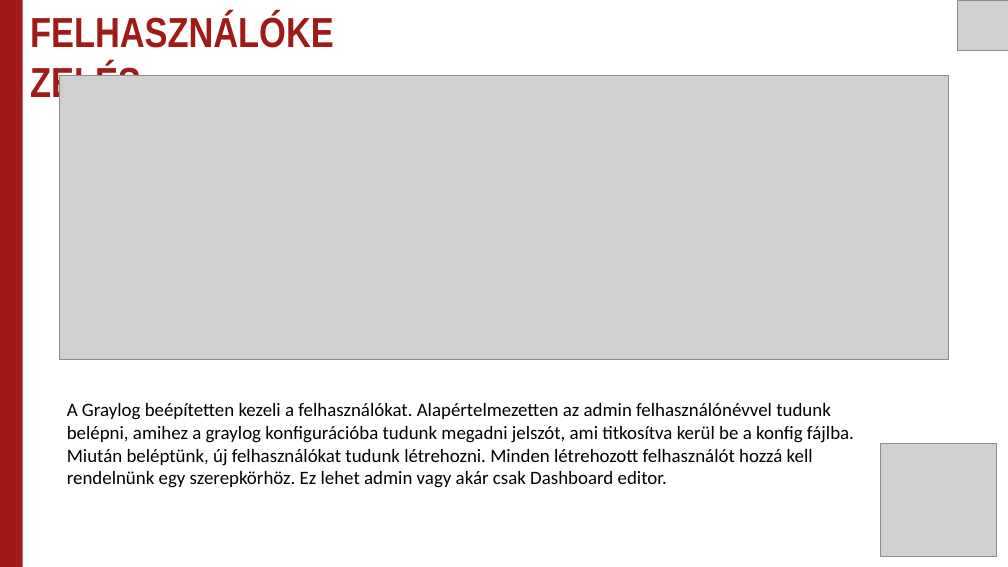
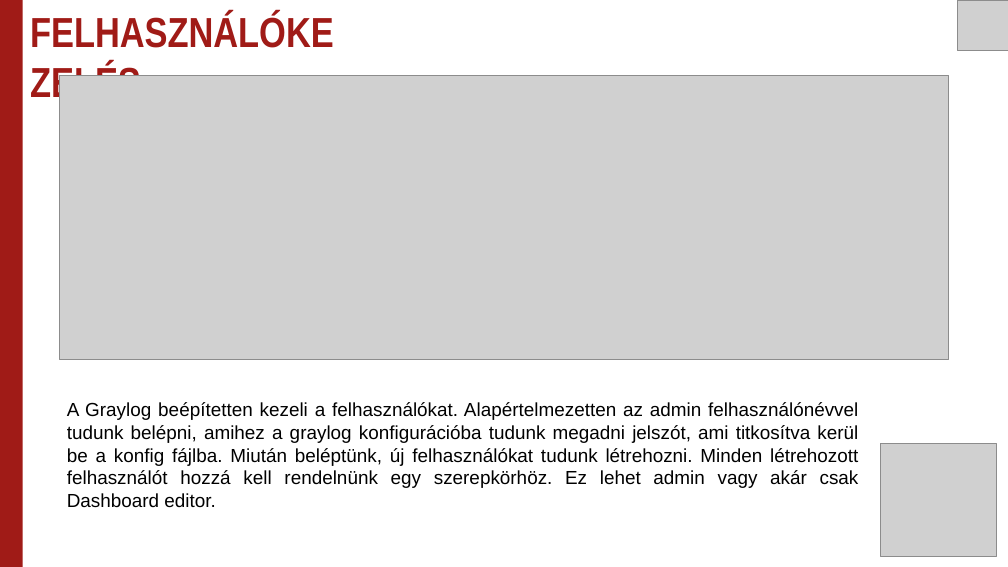
Before and after one commit to Uni-Sopron/temalabor-o21-I-NEW-Centralized-log-server, a slide deck: slide 28 of Témalabor - Centralized log server.pptx (slide 27 before the commit). Drawn at 1008x567 pixels with LibreOffice and Linux fonts; fonts in the diff are those of the drawing; grey boxes stand for pictures. Boxes give left, top, right and bottom in pixels: in the first picture for what was removed or moved away, otherwise in the second. Text is boxed around its words. In the diff, an @@ line names an element or a change of style, - is before the commit and + after.

```diff
--- a/Témalabor - Centralized log server.pptx
+++ b/Témalabor - Centralized log server.pptx
@@ text "A Graylog beépítetten kezeli a ..." at bbox=[67, 402, 859, 508]: font Calibri to Arial; alignment left to justified @@
```
Also in this commit, not shown: 6 other slides changed, 1 slide added.
